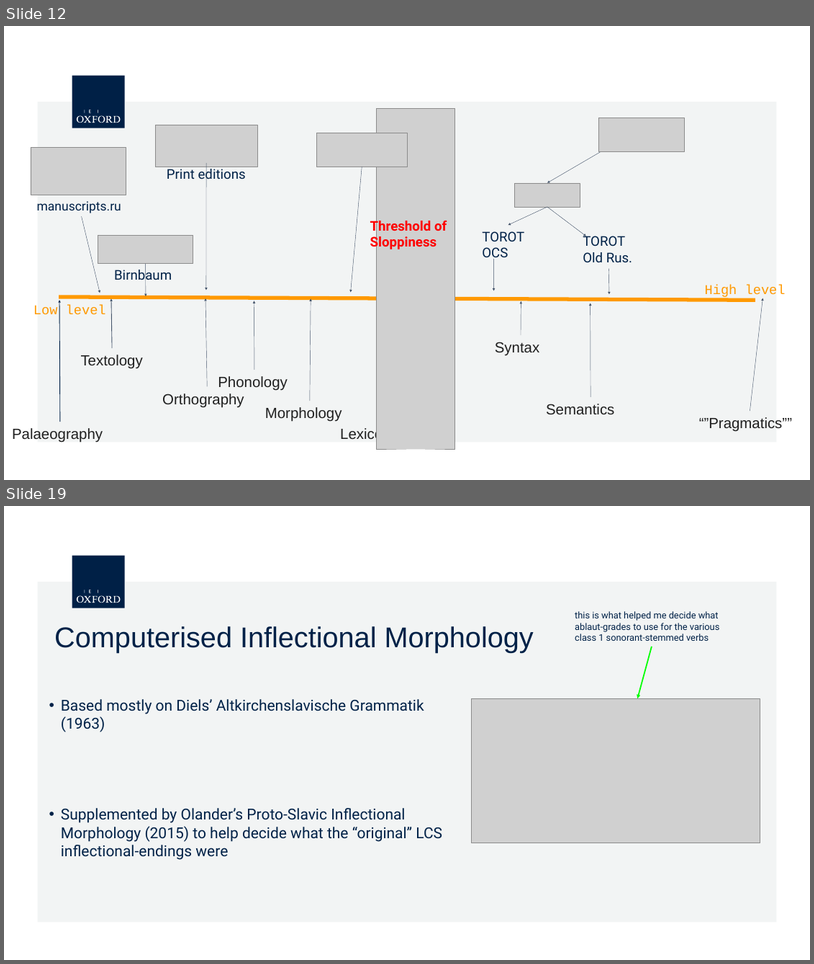
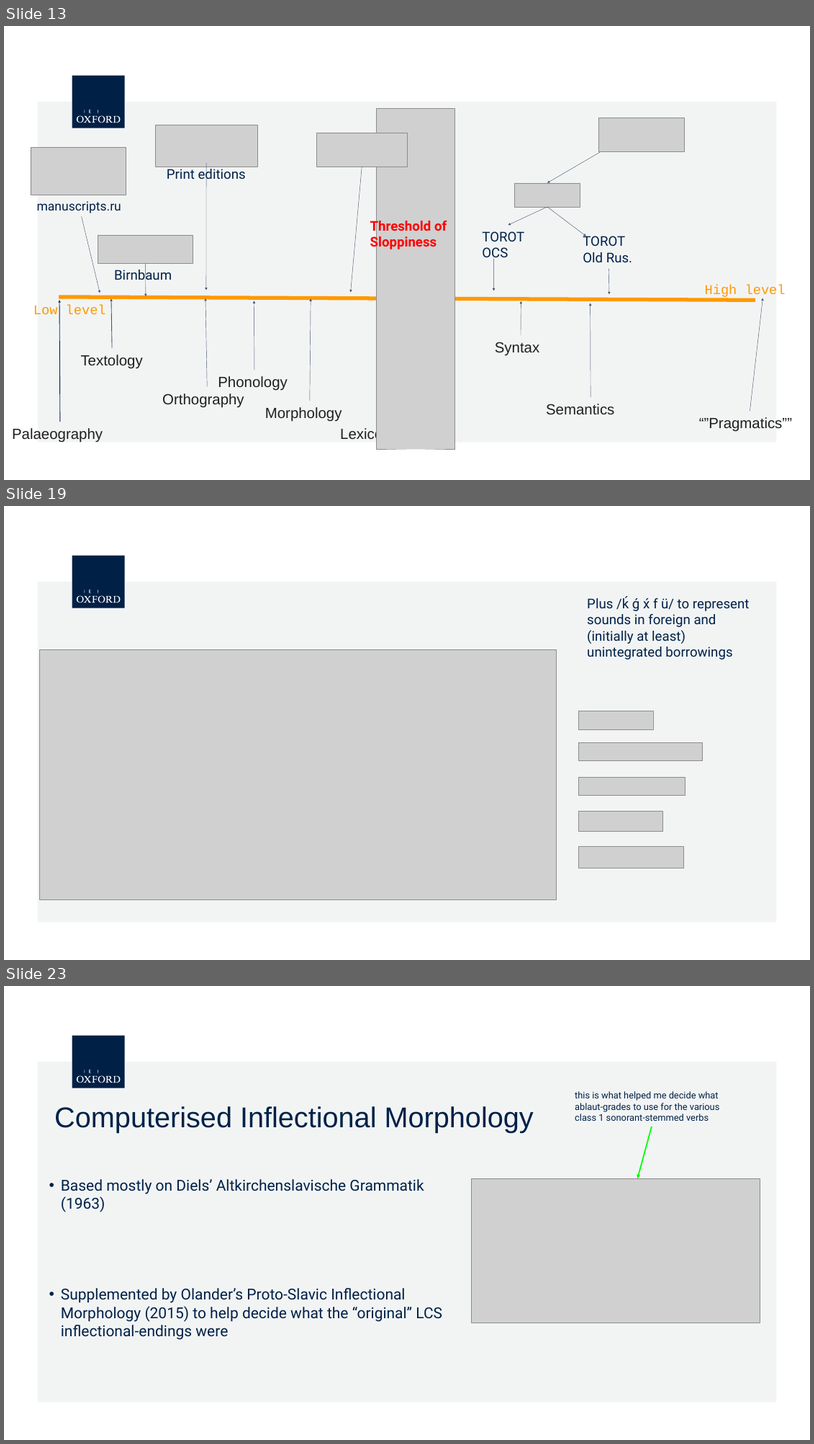
Before and after one commit to 12401453/torot_2023, a slide deck: presentation/Paris/computerised_phon_morph.pptx.odp. Shown one above the other, each under a label of ours: slides 12 and 19 before the commit, slides 13, 19 and 23 after it; the slides between them are not shown. The pictures are 814x964 and 814x1444 pixels, drawn with LibreOffice and Linux fonts; fonts in the diff are those of the drawing; grey boxes stand for pictures; background and template pictures are left out. Boxes give left, top, right and bottom in pixels: in the first picture for what was removed or moved away, otherwise in the second. Text is boxed around its words. In the diff, an @@ line names an element or a change of style, - is before the commit and + after.

```diff
--- a/presentation/Paris/computerised_phon_morph.pptx.odp
+++ b/presentation/Paris/computerised_phon_morph.pptx.odp
@@ slide 19 added at box(4, 506, 810, 960), background #FFFFFF; not listed: 7 template elements that a slide beside it also shows @@
@@ text added at box(587, 596, 750, 659), 32 pt, text #002147 @@
+Plus /ḱ ǵ x́ f ü/ to represent sounds in foreign and (initially at least) unintegrated borrowings
@@ picture added at box(39, 649, 556, 899) @@
@@ picture added at box(579, 711, 653, 729) @@
@@ picture added at box(579, 742, 702, 761) @@
@@ picture added at box(579, 777, 685, 795) @@
@@ picture added at box(579, 811, 663, 831) @@
@@ picture added at box(579, 846, 684, 867) @@
@@ what was slide 12 is now slide 13 @@
@@ what was slide 19 is now slide 23 @@
```
Also in this commit, not shown: 25 other slides added, 11 slides removed, 7 other files.
